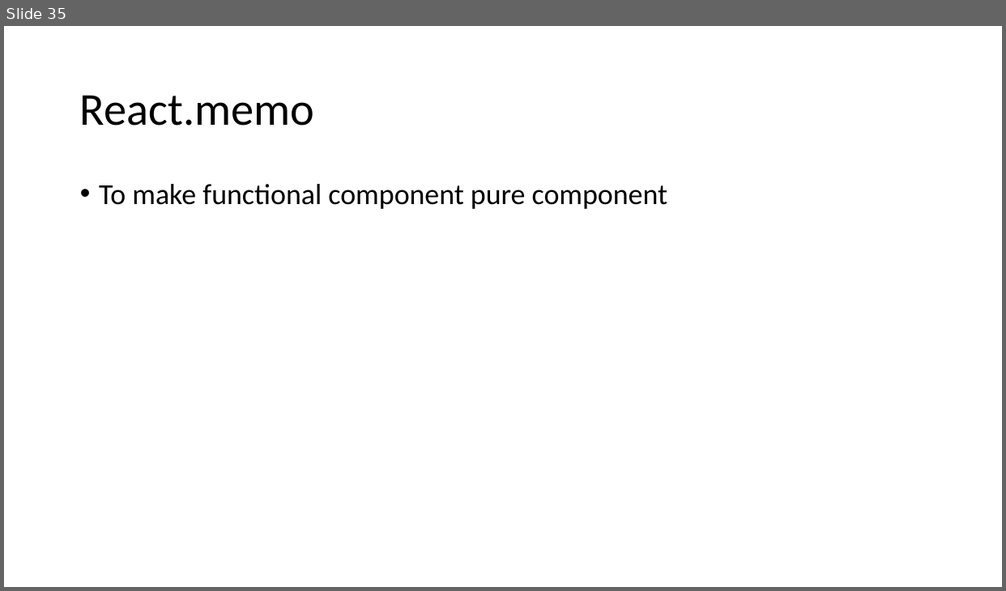
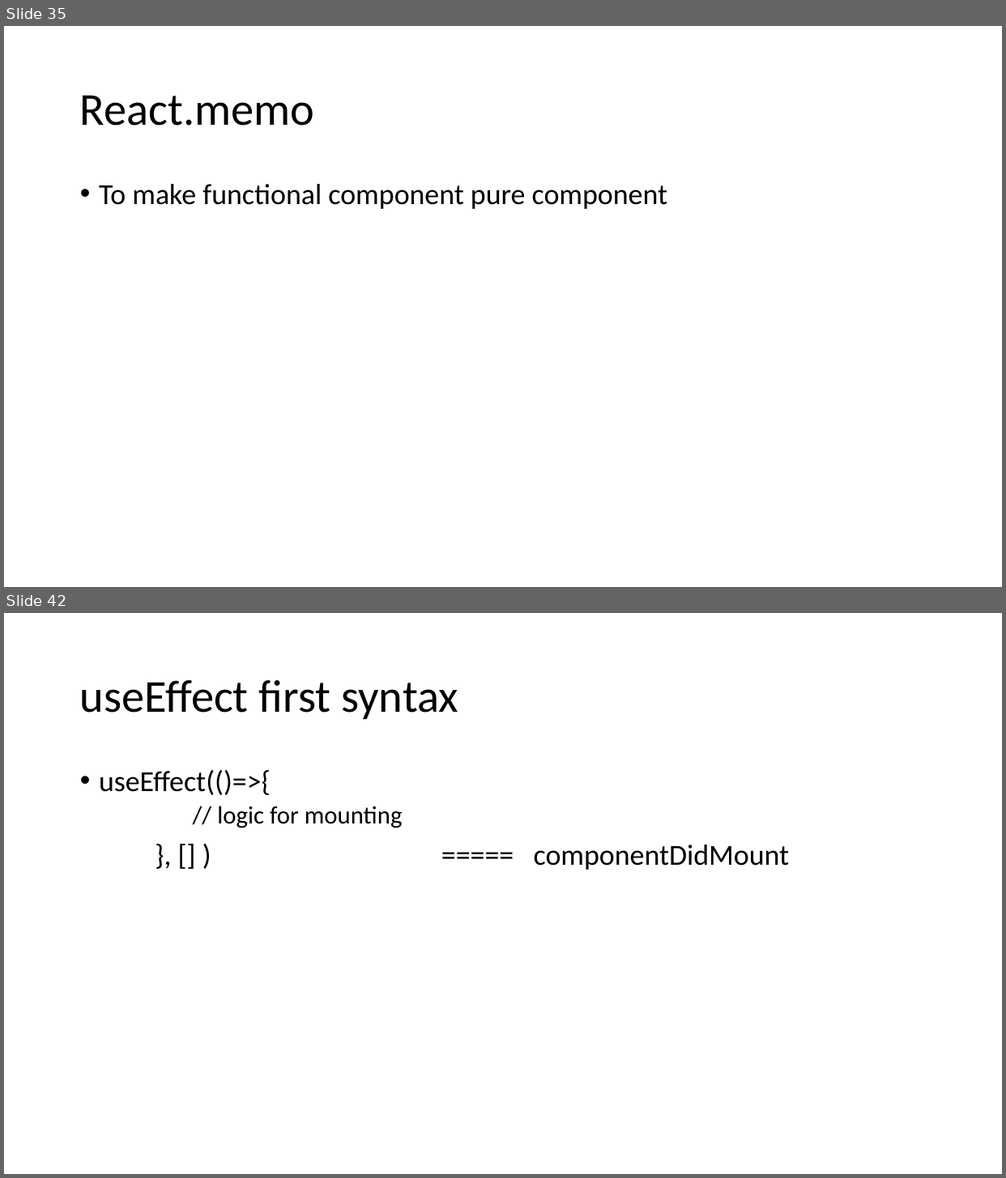
Before and after one commit to Chandan-TY/online-react-js, a slide deck: React JS Workings.pptx. Shown one above the other, each under a label of ours: slide 35 before the commit, slides 35 and 42 after it; the slides between them are not shown. The pictures are 1006x591 and 1006x1178 pixels, drawn with LibreOffice and Linux fonts; fonts in the diff are those of the drawing. Boxes give left, top, right and bottom in pixels: in the first picture for what was removed or moved away, otherwise in the second. Text is boxed around its words. In the diff, an @@ line names an element or a change of style, - is before the commit and + after.

```diff
--- a/React JS Workings.pptx
+++ b/React JS Workings.pptx
@@ slide 42 added at (x1=4, y1=613, x2=1002, y2=1174), background #FFFFFF @@
@@ title added at (x1=80, y1=680, x2=458, y2=719), 44 pt, text #000000 @@
+useEffect first syntax
@@ text added at (x1=99, y1=770, x2=789, y2=870), 28 pt, text #000000 @@
+• useEffect(()=>{
+  // logic for mounting
+}, [] ) ===== componentDidMount
```
Also in this commit, not shown: 10 other slides added.
